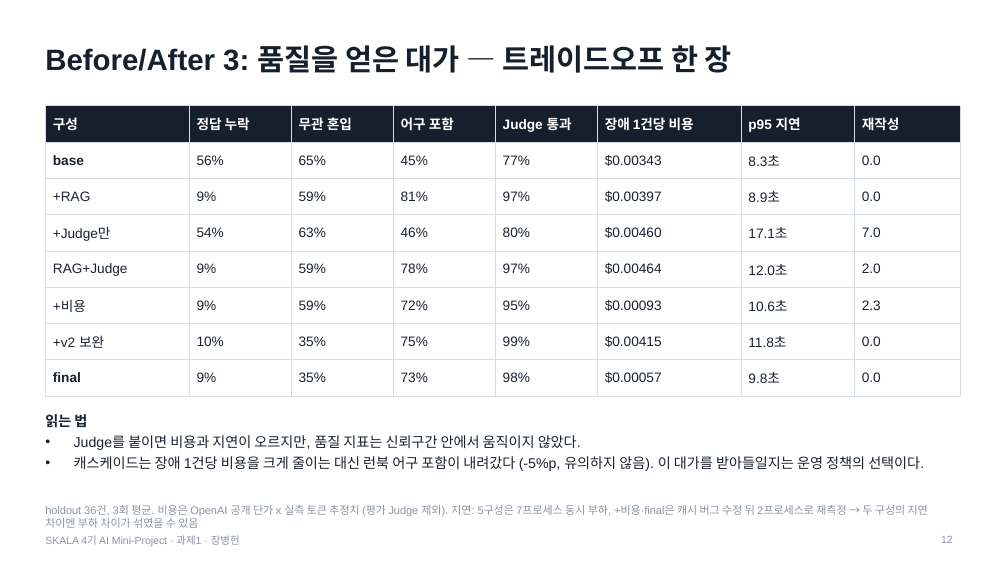
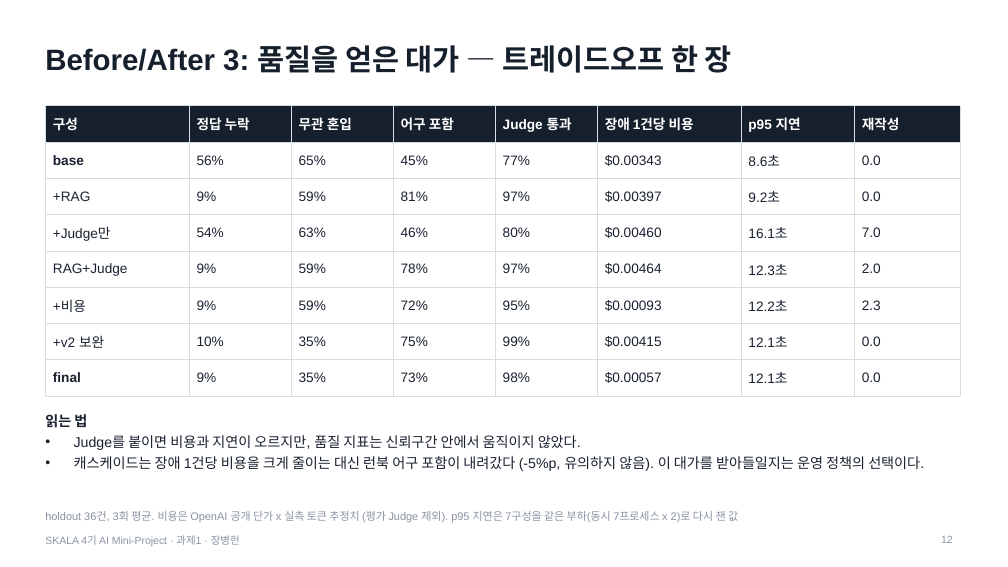
Before and after one commit to jang961111-hash/incident-agent-ablation, a slide deck: slide 12 of deck/incident-agent-ablation.pptx. Drawn at 1008x567 pixels with LibreOffice and Linux fonts; fonts in the diff are those of the drawing. Boxes give left, top, right and bottom in pixels: in the first picture for what was removed or moved away, otherwise in the second. Text is boxed around its words. In the diff, an @@ line names an element or a change of style, - is before the commit and + after.

```diff
--- a/deck/incident-agent-ablation.pptx
+++ b/deck/incident-agent-ablation.pptx
@@ table at (x1=45, y1=106, x2=960, y2=387) @@
-row 2, column 7: 8.3초
+row 2, column 7: 8.6초
-row 3, column 7: 8.9초
+row 3, column 7: 9.2초
-row 4, column 7: 17.1초
+row 4, column 7: 16.1초
-row 5, column 7: 12.0초
+row 5, column 7: 12.3초
-row 6, column 7: 10.6초
+row 6, column 7: 12.2초
-row 7, column 7: 11.8초
+row 7, column 7: 12.1초
-row 8, column 7: 9.8초
+row 8, column 7: 12.1초
@@ text at (x1=45, y1=511, x2=738, y2=522): text changed @@
-holdout 36건, 3회 평균. 비용은 OpenAI 공개 단가 x 실측 토큰 추정치 (평가 Judge 제외). 지연: 5구성은 7프로세스 동시 부하, +비용·final은 캐시 버그 수정 뒤 2프로세스로 재측정 → 두 구성의 지연 차이엔 부하 차이가 섞였을 수 있음
+holdout 36건, 3회 평균. 비용은 OpenAI 공개 단가 x 실측 토큰 추정치 (평가 Judge 제외). p95 지연은 7구성을 같은 부하(동시 7프로세스 x 2)로 다시 잰 값
```
Also in this commit, not shown: 2 other slides changed, 21 other files.
